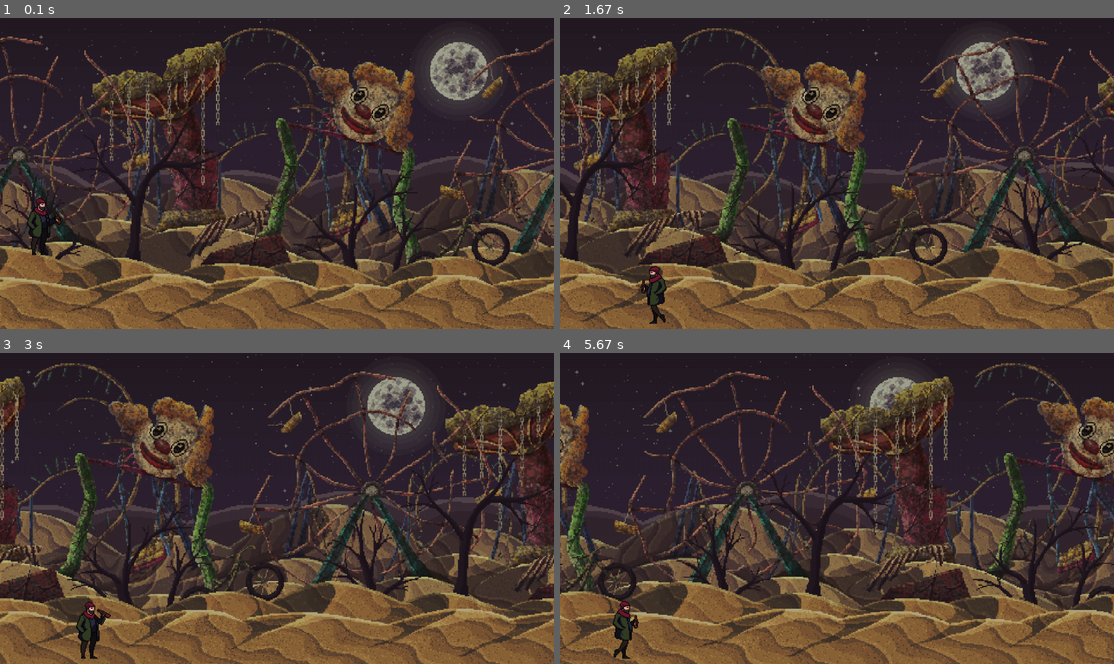
Above: before the commit, frames 1-4 (two rows, left to right).
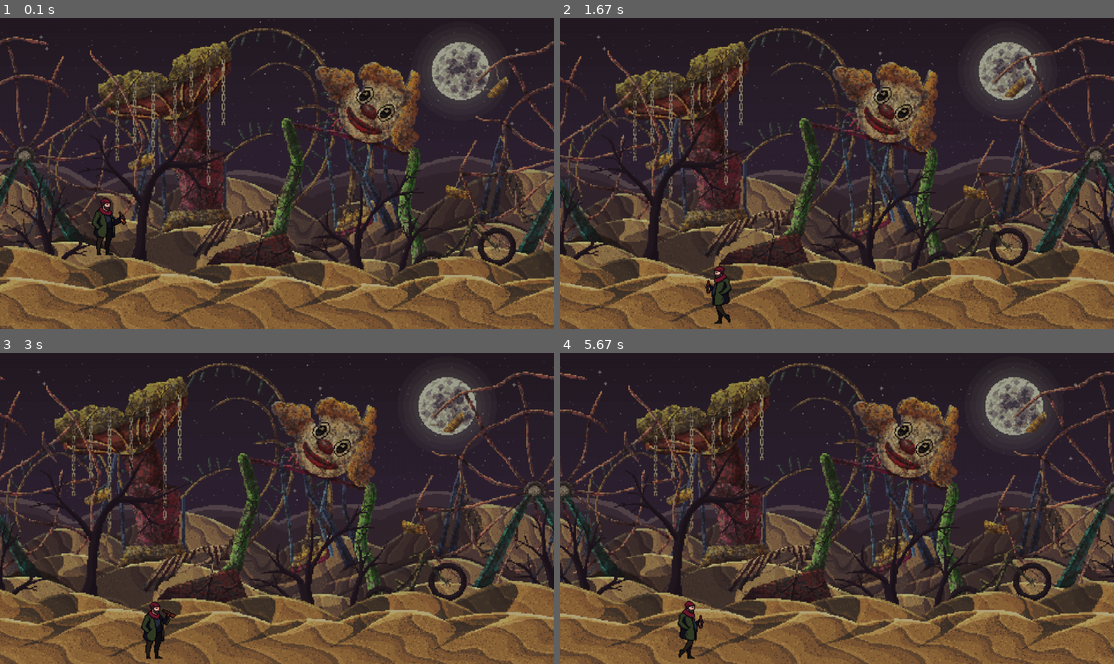
Above: after the commit, the same moments.

Repository: HenriChiusoli/HenriChiusoli
Game: pygame game, started from Games/HomelessWalker/Main.py
Same seed, same stepped clock (60 frames per second), same inputs: the game is played once before the commit and once after it.
Inputs:
- Up to frame 1 (0.1 s): no input
- Up to frame 2 (1.67 s): hold Right 0.33-0.8 s; hold Right 0.83-1.3 s; hold Left from 1.33 s (still down)
- Up to frame 3 (3 s): release Left at 1.87 s; hold Left 1.9-2.3 s; hold Right 2.33-2.97 s
- Up to frame 4 (5.67 s): hold Left 3-3.47 s; hold Right 3.5-3.97 s; hold Right 4-4.47 s; hold Left 4.5-5.03 s; hold Left 5.07-5.47 s; hold Right from 5.5 s (still down)

The runs differ from the first frame. In frame 1, 30% of the frame differs, in the area x 0-100%, y 3-100%; in frame 2, 48%; in frame 3, 49%, in the area x 0-100%, y 0-100%; in frame 4, 48%.

Commit message:
alteracao movimentacao fundo

Diff:
--- a/Games/HomelessWalker/Main.py
+++ b/Games/HomelessWalker/Main.py
@@ -44,7 +44,7 @@
 tempoAnimacaoJump = 0.0
 velocidadeAnimacaoJumo = 3
 
-personagemRect = framesIdle[0].get_rect(midbottom = (100, 480))
+personagemRect = framesIdle[0].get_rect(midbottom = (250, 480))
 
 gravidade = 1
 direcaoPersonagem = 1
@@ -68,6 +68,9 @@
 
 
 TAMANHO_CHAO = 580
+VELOCIDADE_PERSONAGEM = 10
+
+
 while True:
     for event in pygame.event.get():
         if event.type == pygame.QUIT:
@@ -77,7 +80,8 @@
     tela.fill((255, 255, 255))
 
     for i in range(len(listBgImages)):
-        ListaBgPosicoes[i] -= listBgVelocidades[i] * 10 * dt
+        if estaAndando:
+            ListaBgPosicoes[i] -= listBgVelocidades[i] * VELOCIDADE_PERSONAGEM * dt * direcaoPersonagem
 
         if ListaBgPosicoes[i] <= -tamanhoTela[0]:
             ListaBgPosicoes[i] = 0
